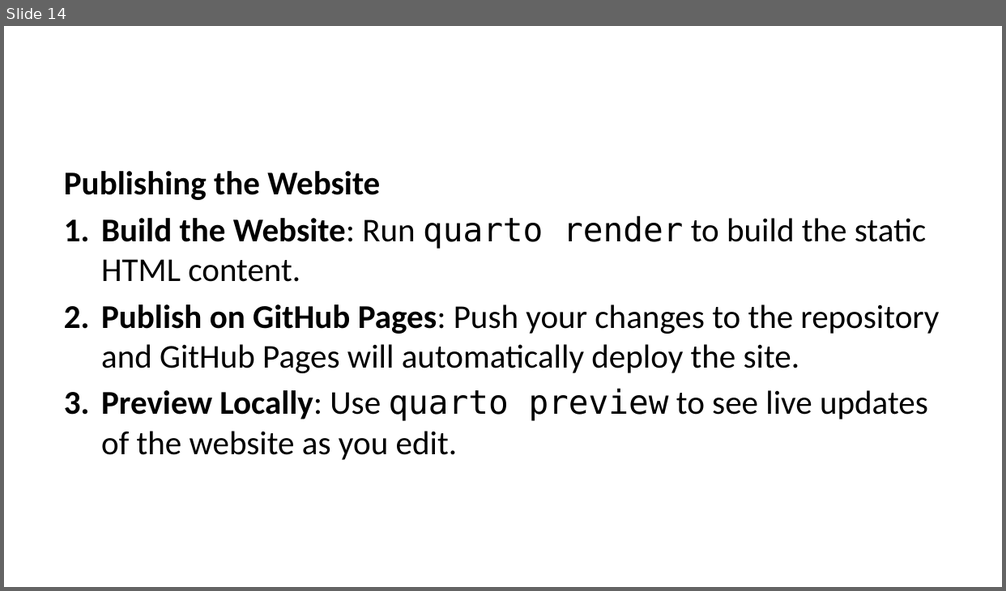
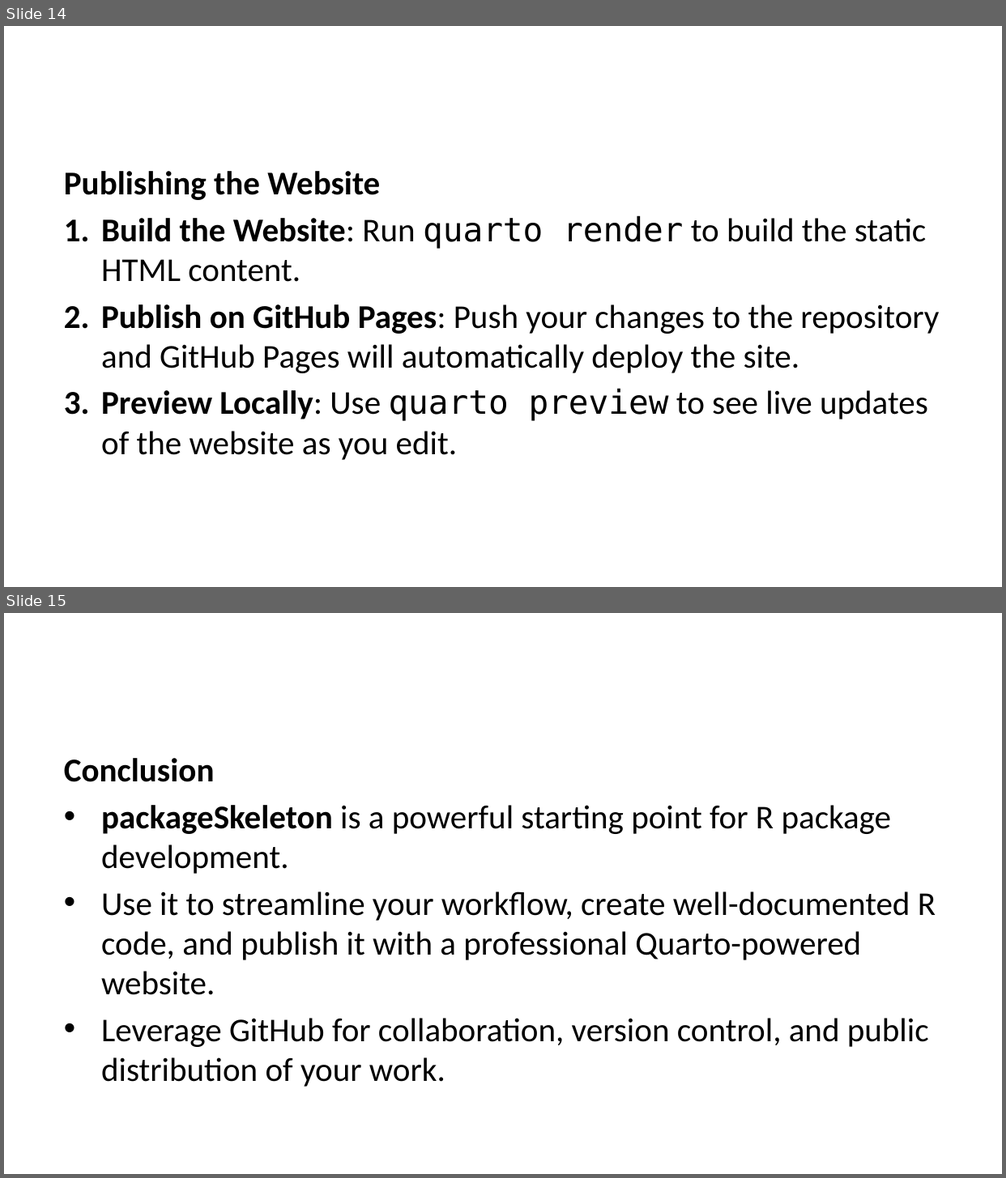
Before and after one commit to dbetebenner/packageSkeleton, a slide deck: quarto_website/content/presentations/packageSkeleton_Presentation.pptx. Shown one above the other, each under a label of ours: slide 14 before the commit, slides 14 and 15 after it. The pictures are 1006x591 and 1006x1178 pixels, drawn with LibreOffice and Linux fonts; fonts in the diff are those of the drawing. Boxes give left, top, right and bottom in pixels: in the first picture for what was removed or moved away, otherwise in the second. Text is boxed around its words. In the diff, an @@ line names an element or a change of style, - is before the commit and + after.

Commit message:
Update of website

```diff
--- a/quarto_website/content/presentations/packageSkeleton_Presentation.pptx
+++ b/quarto_website/content/presentations/packageSkeleton_Presentation.pptx
@@ slide 15 added at box(4, 613, 1002, 1174), background #FFFFFF @@
@@ text added at box(64, 758, 936, 1087), 24 pt, text #000000 @@
+Conclusion
+• packageSkeleton is a powerful starting point for R package development.
+• Use it to streamline your workflow, create well-documented R code, and publish it with a professional Quarto-powered website.
+• Leverage GitHub for collaboration, version control, and public distribution of your work.
```
Also in this commit, not shown: 2 slides changed, 2 other slides added, 1 slide removed, 5 other files.
